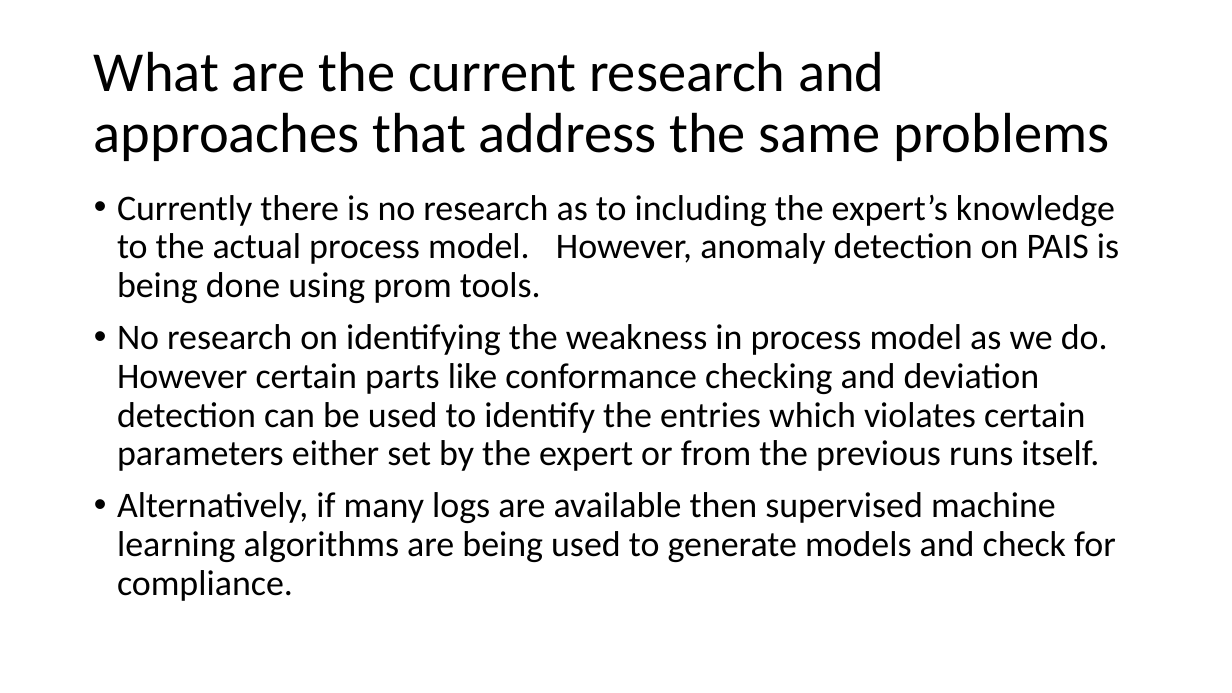
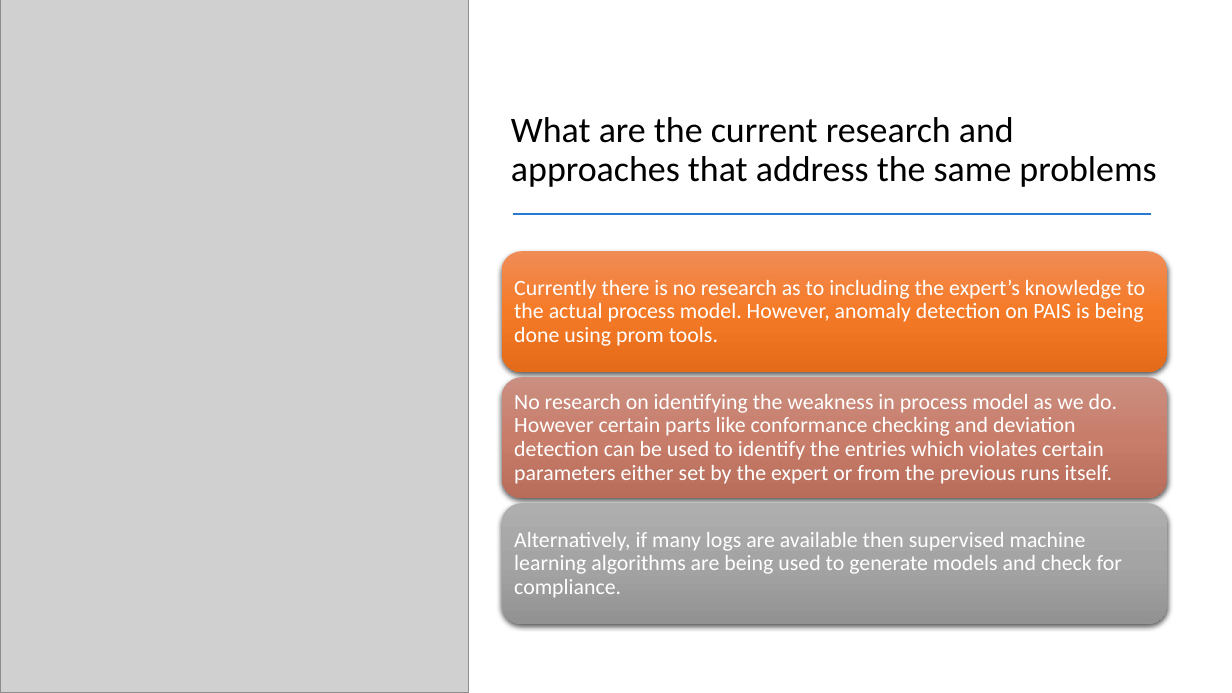
Before and after one commit to deepak-sateesh/processmining, a slide deck: slide 3 of Presentations/Presentation_9.pptx. Drawn at 1232x693 pixels with LibreOffice and Linux fonts; fonts in the diff are those of the drawing; grey boxes stand for pictures. Boxes give left, top, right and bottom in pixels: in the first picture for what was removed or moved away, otherwise in the second. Text is boxed around its words. In the diff, an @@ line names an element or a change of style, - is before the commit and + after.

```diff
--- a/Presentations/Presentation_9.pptx
+++ b/Presentations/Presentation_9.pptx
@@ picture added at [0,0,469,693] @@
@@ title "What are the current research ...": place and size @@
-title "What are the current research ..." at [94,51,1109,161]
+title "What are the current research ..." at [511,117,1156,187]
@@ title "What are the current research ..." at [511,117,1156,187]: size 44 to 28 pt; vertical alignment middle to bottom @@
@@ text removed at [117,195,1119,601] @@
-• Currently there is no research as to including the expert’s knowledge to the actual process model. However, anomaly detection on PAIS is being done using prom tools.
-• No research on identifying the weakness in process model as we do. However certain parts like conformance checking and deviation detection can be used to identify the entries which violates certain parameters either set by the expert or from the previous runs itself.
-• Alternatively, if many logs are available then supervised machine learning algorithms are being used to generate models and check for compliance.
@@ line added from (514, 213) to (1152, 213), #2A7AD3 1.5 pt @@
@@ group added at [502,251,1167,625]: 3 rounded rectangles, 3 texts @@
+Currently there is no research as to including the expert’s knowledge to the actual process model. However, anomaly detection on PAIS is being done using prom tools.
+No research on identifying the weakness in process model as we do. However certain parts like conformance checking and deviation detection can be used to identify the entries which violates certain parameters either set by the expert or from the previous runs itself.
+Alternatively, if many logs are available then supervised machine learning algorithms are being used to generate models and check for compliance.
```
Also in this commit, not shown: 4 other slides changed, 4 slides added, 7 other files.
